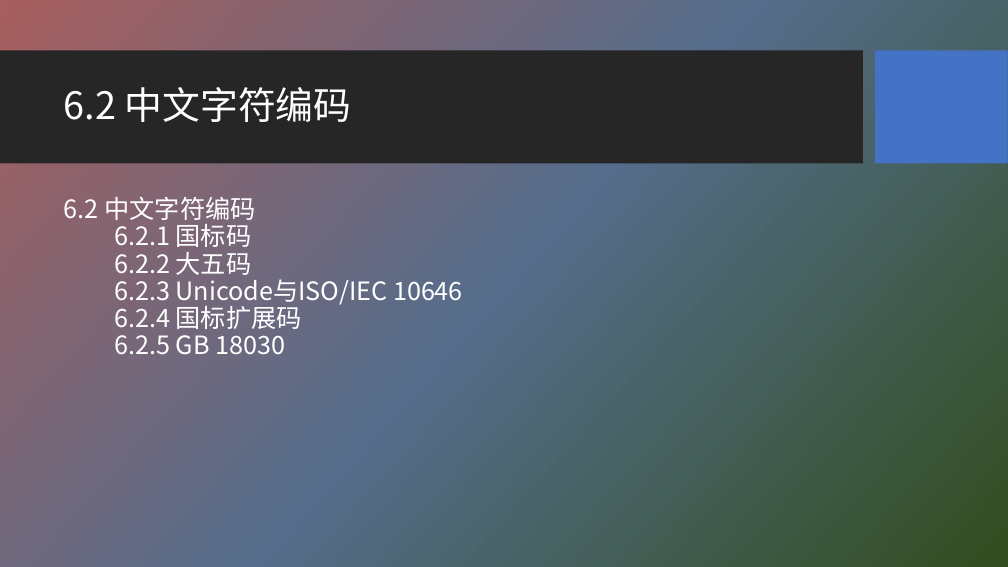
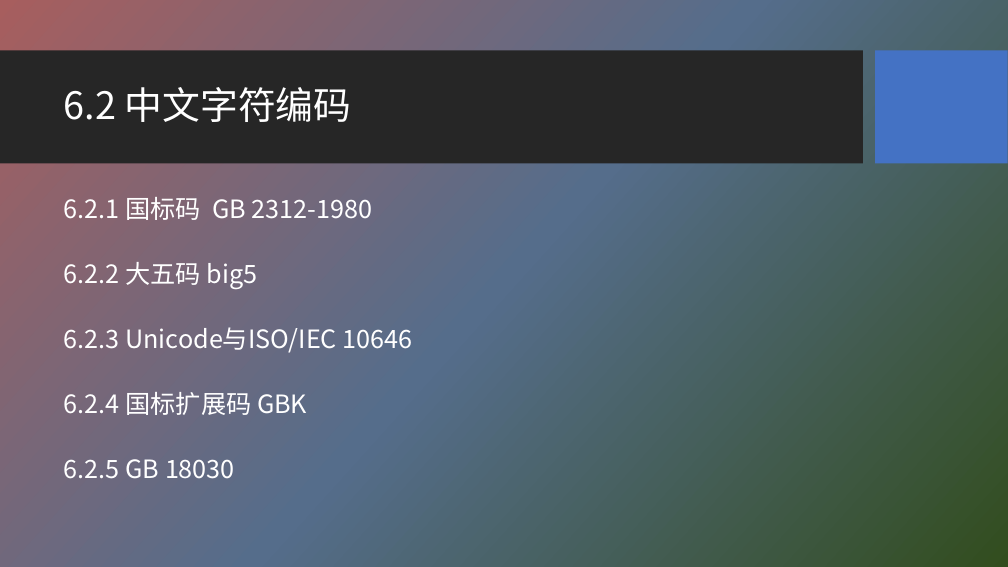
Before and after one commit to HBU/NLP_PPT, a slide deck: slide 4 of PPT-2020/ch06 字符编码与字频统计.pptx. Drawn at 1008x567 pixels with LibreOffice and Linux fonts; fonts in the diff are those of the drawing; background and template pictures are left out. Boxes give left, top, right and bottom in pixels: in the first picture for what was removed or moved away, otherwise in the second. Text is boxed around its words. In the diff, an @@ line names an element or a change of style, - is before the commit and + after.

Commit message:
update PPT

```diff
--- a/PPT-2020/ch06 字符编码与字频统计.pptx
+++ b/PPT-2020/ch06 字符编码与字频统计.pptx
@@ text at [64,197,413,479]: text changed @@
-6.2 中文字符编码
-6.2.1 国标码
-6.2.2 大五码
-6.2.3 Unicode与ISO/IEC 10646
-6.2.4 国标扩展码
-6.2.5 GB 18030
+6.2.1 国标码 GB 2312-1980
+6.2.2 大五码 big5
+6.2.3 Unicode与ISO/IEC 10646
+6.2.4 国标扩展码 GBK
+6.2.5 GB 18030
```
Also in this commit, not shown: 3 other slides changed, 5 slides added, 1 other file.
